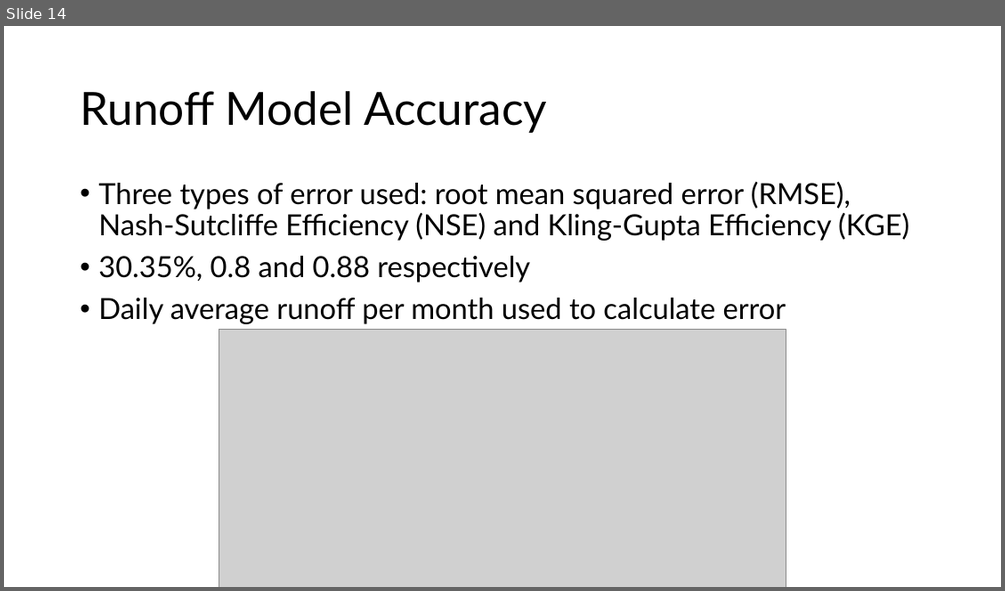
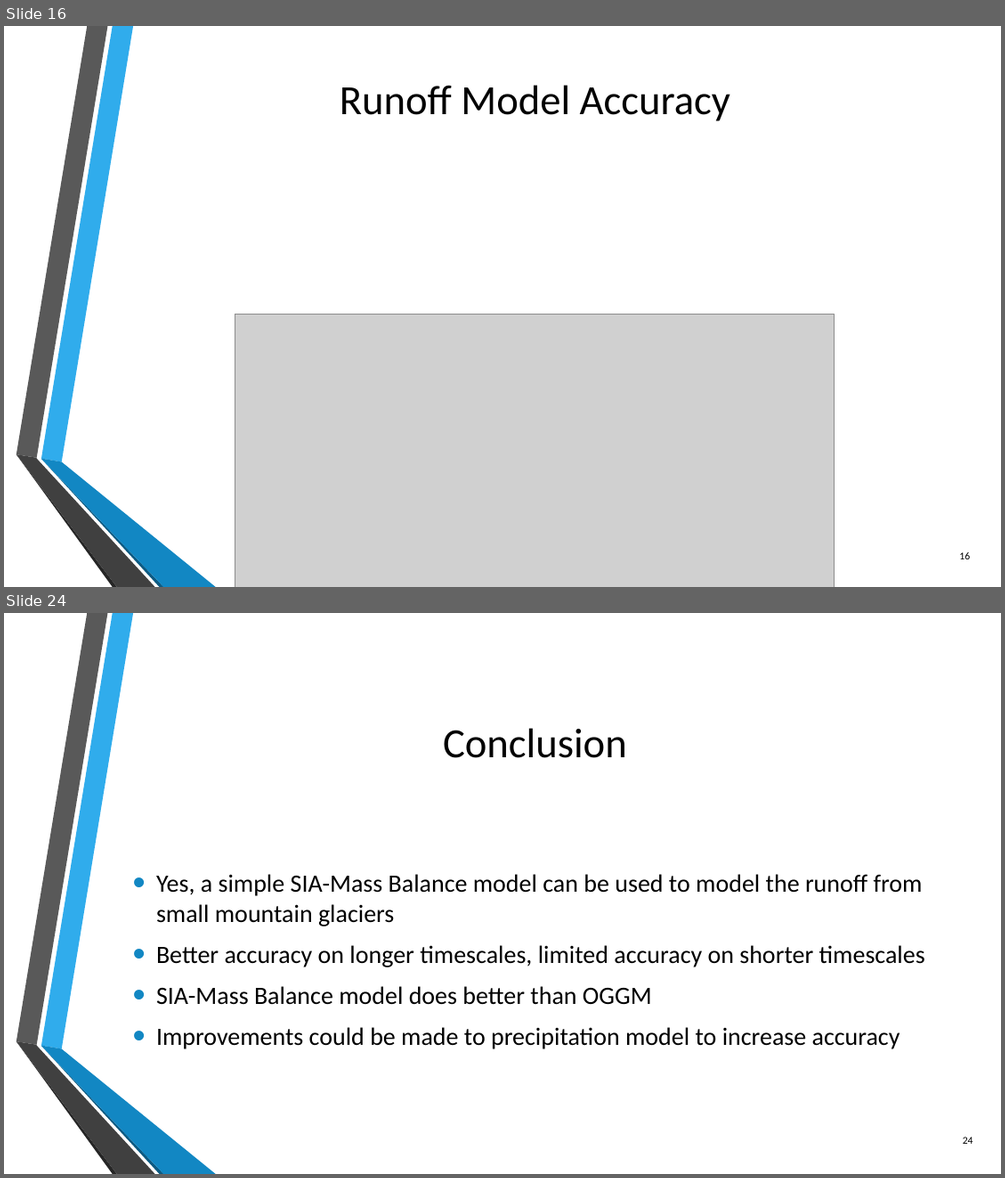
Before and after one commit to kstone3/Senior-Thesis, a slide deck: Thesis/thesis_defense.pptx. Shown one above the other, each under a label of ours: slide 14 before the commit, slides 16 and 24 after it; the slides between them are not shown. The pictures are 1005x591 and 1005x1178 pixels, drawn with LibreOffice and Linux fonts; fonts in the diff are those of the drawing; grey boxes stand for pictures; background and template pictures are left out. Boxes give left, top, right and bottom in pixels: in the first picture for what was removed or moved away, otherwise in the second. Text is boxed around its words. In the diff, an @@ line names an element or a change of style, - is before the commit and + after.

```diff
--- a/Thesis/thesis_defense.pptx
+++ b/Thesis/thesis_defense.pptx
@@ slide 24 added at <box>4,613,1001,1174</box>, background picture (left out); not listed: 6 template elements that a slide beside it also shows @@
@@ title added at <box>443,728,627,758</box>, 40 pt, text #000000 @@
+Conclusion
@@ text added at <box>156,874,925,1049</box>, 24 pt, text #000000 @@
+• Yes, a simple SIA-Mass Balance model can be used to model the runoff from small mountain glaciers
+• Better accuracy on longer timescales, limited accuracy on shorter timescales
+• SIA-Mass Balance model does better than OGGM
+• Improvements could be made to precipitation model to increase accuracy
@@ page number added at <box>963,1136,973,1143</box>, 10 pt, text #000000 @@
+24
@@ what was slide 14 is now slide 16 @@
@@ slide 16 changed as well @@
@@ title "Runoff Model Accuracy": place and size @@
-title "Runoff Model Accuracy" at <box>80,91,547,133</box>
+title "Runoff Model Accuracy" at <box>340,85,730,121</box>
@@ title "Runoff Model Accuracy" at <box>340,85,730,121</box>: size 44 to 40 pt, font Lato to Calibri; alignment left to centre; line spacing 0.9 to 1 @@
@@ text removed at <box>98,182,909,324</box> @@
-• Three types of error used: root mean squared error (RMSE), Nash-Sutcliffe Efficiency (NSE) and Kling-Gupta Efficiency (KGE)
-• 30.35%, 0.8 and 0.88 respectively
-• Daily average runoff per month used to calculate error
@@ picture: place and size @@
-picture at <box>219,329,786,587</box>
+picture at <box>235,314,834,587</box>
@@ group added at <box>16,26,216,587</box>: 6 freeform shapes @@
@@ page number added at <box>959,552,970,559</box>, 10 pt, text #000000 @@
+16
```
Also in this commit, not shown: 12 other slides changed, 13 other slides added, 4 slides removed, 16 other files.
